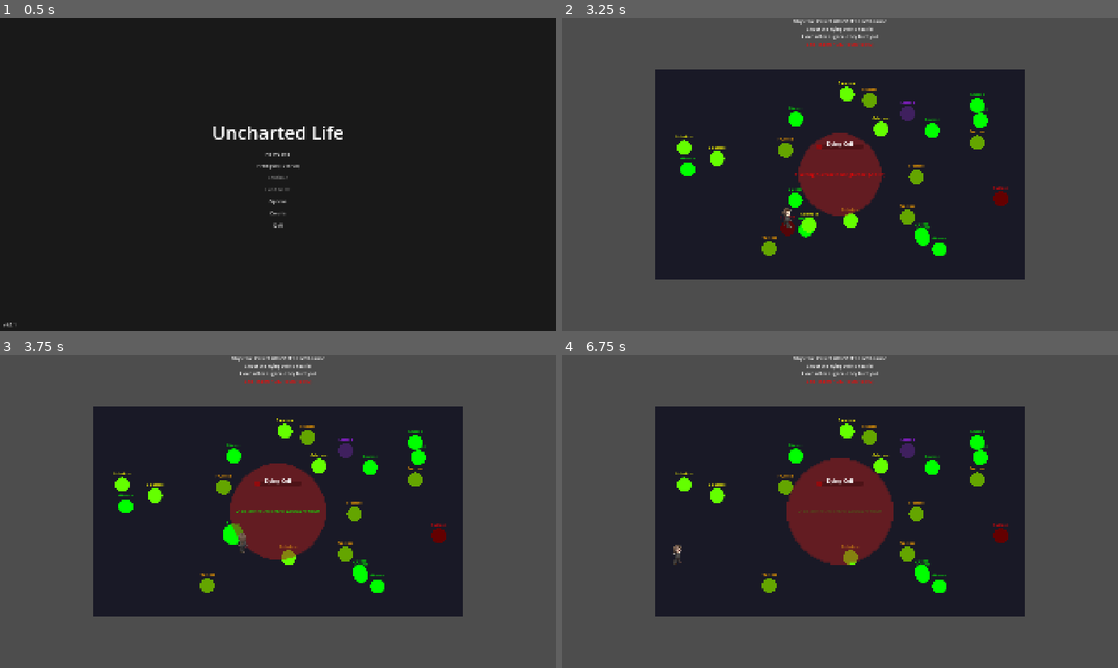
Above: before the commit, frames 1-4 (two rows, left to right).
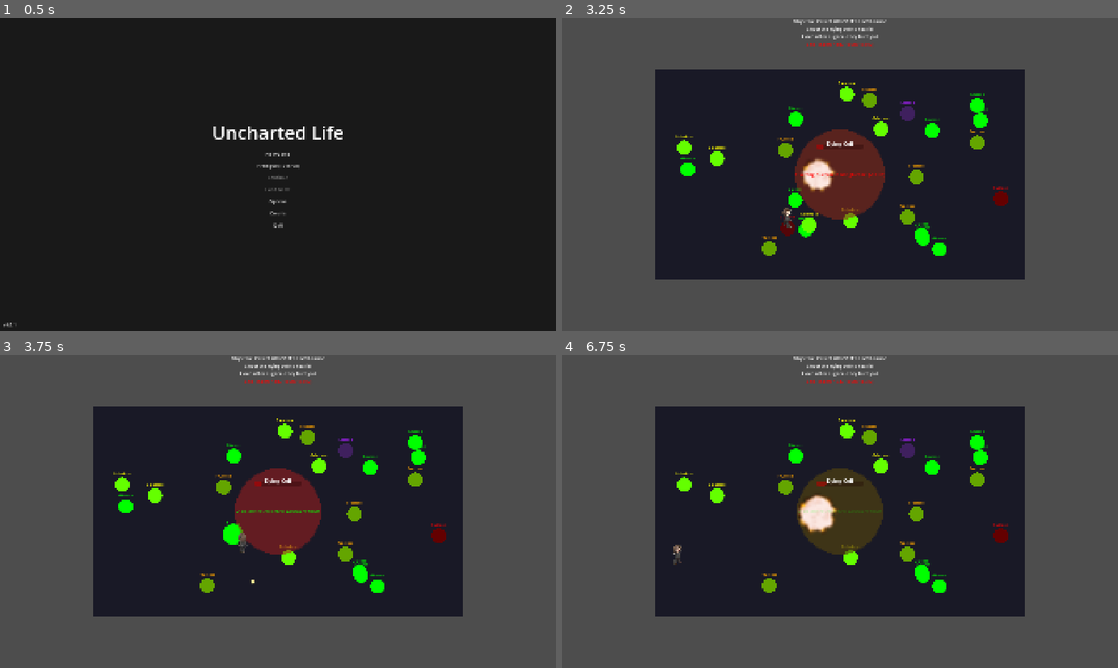
Above: after the commit, the same moments.

Repository: liup215/UnchartedLife
Game: Godot game, scene res://ui/main_menu/main_menu.tscn
The game is run twice, just before and just after one commit, with the same random seed, the same clock (stepped at 60 frames per second) and the same inputs. The engine's default icon, where the game draws it, is replaced by a stand-in: a white triangle on a blue panel in a dark square.
Inputs (mouse positions are in pixels of both pictures, inside the frame that each line leads up to):
- Up to frame 1 (0.5 s): no input
- Up to frame 2 (3.25 s): click "Prologue (Tutorial)" at 0.5 s; tap Enter (ui_accept) at 1.25, 1.52, 2.27 s; move the mouse to (962, 158) at 1.27 s; hold D (turn_right) 1.28-2.03 s; tap Space (dodge) at 1.35 s; click (962, 158) at 1.42 s; move the mouse to (728, 190) at 2.02 s; hold S (move_backward) 2.03-2.78 s; tap E (enter_vehicle) at 2.1 s; move the mouse to (895, 105) at 2.77 s; hold D (turn_right) from 2.78 s (still down); right-click (895, 105) at 2.85 s
- Up to frame 3 (3.75 s): move the mouse to (250, 574) at 3.52 s; release D (turn_right) at 3.53 s; hold W (move_forward) from 3.53 s (still down); click (250, 574) at 3.6 s
- Up to frame 4 (6.75 s): tap Enter (ui_accept) at 3.77, 4.52, 5.27 s; move the mouse to (1006, 558) at 4.27 s; release W (move_forward) at 4.28 s; hold Shift (shift) 4.28-5.03 s; hold A (turn_left) 4.28-5.78 s; move the mouse to (673, 464) at 5.02 s; tap Space (dodge) at 5.1 s; move the mouse to (867, 511) at 5.77 s; hold S (move_backward) 5.78-6.53 s; hold E (enter_vehicle) 5.78-6.53 s; click (867, 511) at 5.92 s; move the mouse to (756, 433) at 6.52 s; hold D (turn_right) from 6.53 s (still down); right-click (756, 433) at 6.6 s

Frame 1 is identical in both runs. In frame 2, 1.1% of the frame differs, in the area x 40-59%, y 8-65%; in frame 3, 0.9%; in frame 4, 5.1%, in the area x 21-60%, y 8-68%.

Commit message:
Add light machine gun item and update player data with weapon details

Diff:
--- a/data/actors/player/player_data.tres
+++ b/data/actors/player/player_data.tres
@@ -17,6 +17,7 @@
 [ext_resource type="Resource" uid="uid://n33f5ohjy7rw" path="res://data/inventory/player_armor_inventory.tres" id="14_661mb"]
 [ext_resource type="Resource" uid="uid://c47wofrke5ke5" path="res://data/inventory/player_comsumable_inventory.tres" id="15_uep00"]
 [ext_resource type="Resource" uid="uid://cv2kn0i5iid7v" path="res://data/inventory/player_key_item_inventory.tres" id="16_1hbo6"]
+[ext_resource type="Resource" path="res://data/items/light_machine_gun_item.tres" id="18_uep00"]
 
 [resource]
 script = ExtResource("11_5tary")
@@ -24,6 +25,8 @@
 animations = Array[ExtResource("1_l843g")]([ExtResource("2_4g83l"), ExtResource("3_ypxst"), ExtResource("4_vii1t"), ExtResource("5_mpckl"), ExtResource("6_yneg8"), ExtResource("7_o20qb"), ExtResource("8_le1ne"), ExtResource("9_lx2hi")])
 collision_radius = 20.0
 current_speed = null
+weapons = Array[ExtResource("11_w13xg")]([ExtResource("18_uep00")])
+equipped_weapons = Array[ExtResource("11_w13xg")]([ExtResource("18_uep00")])
 weapon_number_limit = 2
 base_attack = 15.0
 base_defense = 8.0
--- a/data/items/light_machine_gun_item.tres
+++ b/data/items/light_machine_gun_item.tres
@@ -1,21 +1,15 @@
-[gd_resource type="Resource" script_class="ItemData" load_steps=4 format=3 uid="uid://lmg_item"]
+[gd_resource type="Resource" script_class="ItemData" load_steps=5 format=3 uid="uid://b5x2xojajflyf"]
 
-[ext_resource type="Script" path="res://data/definitions/inventory/item_data.gd" id="1_item_data"]
+[ext_resource type="Script" uid="uid://by6ym07087qd4" path="res://data/definitions/inventory/item_data.gd" id="1_item_data"]
+[ext_resource type="Script" uid="uid://cqqwgho1owjhk" path="res://data/definitions/item/item_effect_data.gd" id="1_vss37"]
+[ext_resource type="Texture2D" uid="uid://chbcpfty3e6eg" path="res://assets/sprites/machine_gun.png" id="2_vss37"]
 [ext_resource type="Resource" uid="uid://b31hmsxhowote" path="res://data/weapons/actor_weapons/player_weapons/light_machine_gun.tres" id="2_weapon_data"]
-[ext_resource type="Texture2D" uid="uid://dnamfesfa7xvc" path="res://assets/charactor/actor01.png" id="3_icon"]
 
 [resource]
 script = ExtResource("1_item_data")
 item_name = "Light Machine Gun"
 item_type = 0
-item_type/name = "WEAPON"
 description = "Standard issue LMG."
-icon = ExtResource("3_icon")
-stackable = false
-max_stack_size = 1
-usable = true
-cooldown = 0.0
+icon = ExtResource("2_vss37")
+weapon_data = ExtResource("2_weapon_data")
 consumption_mode = 2
-weapon_data = ExtResource("2_weapon_data")
-effects = []
-use_requirements = []
--- a/data/weapons/actor_weapons/player_weapons/light_machine_gun.tres
+++ b/data/weapons/actor_weapons/player_weapons/light_machine_gun.tres
@@ -18,8 +18,7 @@
 weapon_type = 2
 energy_cost = 2
 rate_of_fire = 0.1
-ammo_capacity = 2
-requires_quiz_reload = true
+ammo_capacity = 1
 max_charge_level = 5
 charge_time = 2.5
 bullet_scene = ExtResource("1_gve21")
--- a/scenes/story/prologue/prologue_game.tscn
+++ b/scenes/story/prologue/prologue_game.tscn
@@ -22,6 +22,7 @@
 
 [node name="TargetCell" parent="." instance=ExtResource("2_cell")]
 position = Vector2(800, 450)
+victory_health = 1000
 
 [node name="Player" parent="." instance=ExtResource("3_player")]
 position = Vector2(200, 450)
Not shown: 1 places in data/actors/player/player_data.tres that only renumber resources
Not shown, added: features/interactive/molecule/molecule.gd.uid
